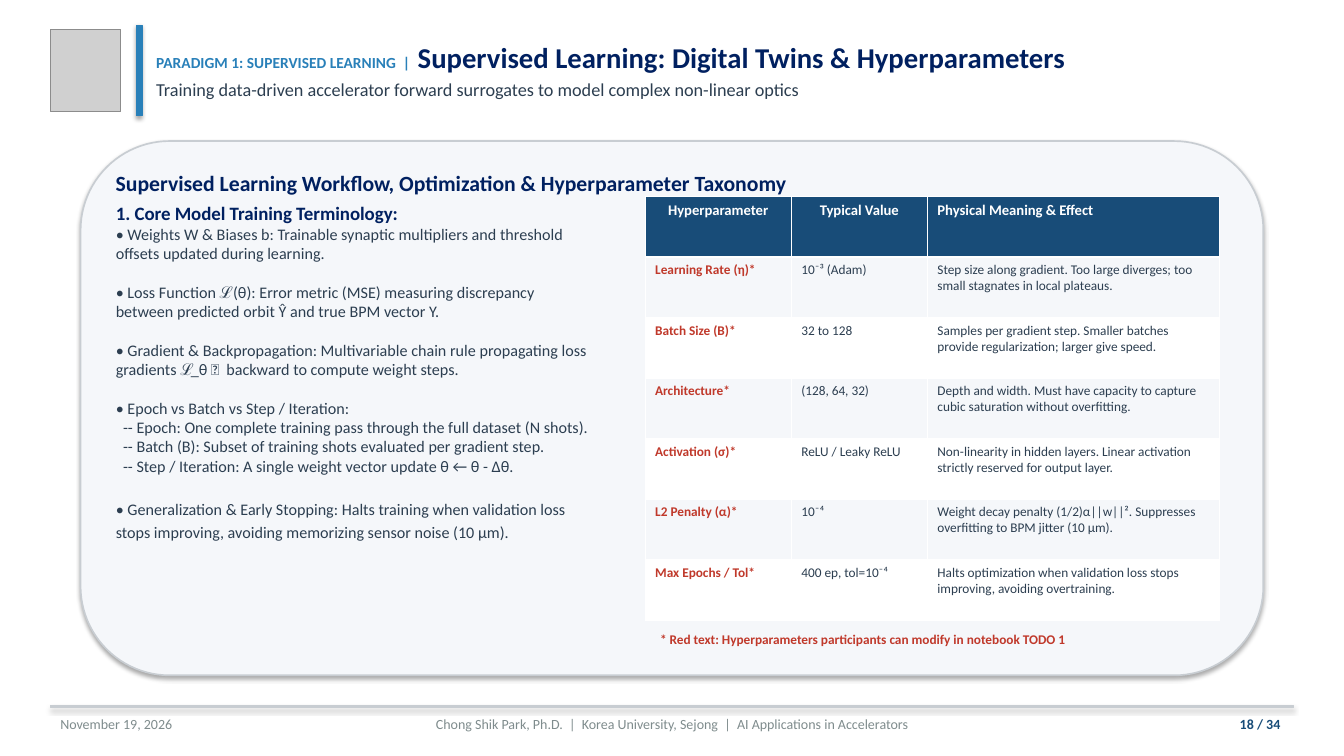
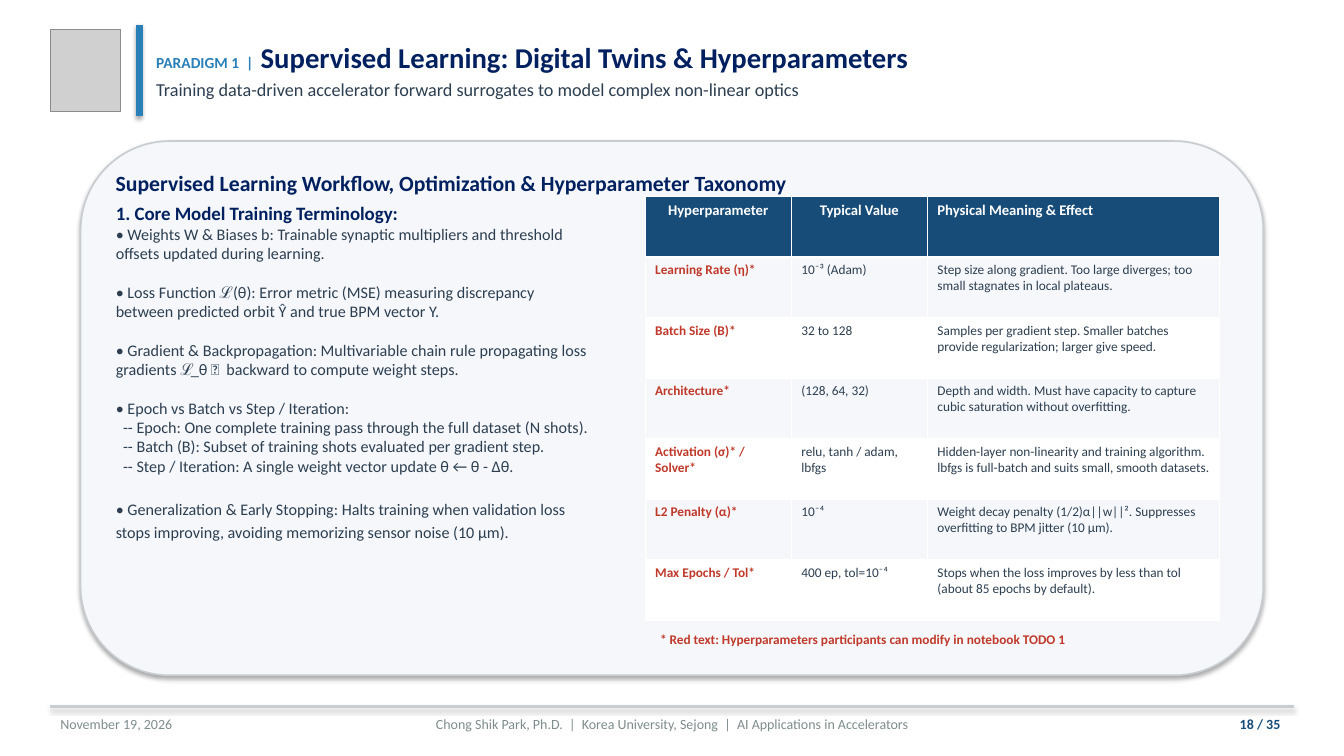
Before and after one commit to cspark7701/ai4acc-mini-hackathon, a slide deck: slide 18 of presentations/Lecture_1_AI_ML_Foundations_and_Control_Slides.pptx. Drawn at 1344x756 pixels with LibreOffice and Linux fonts; fonts in the diff are those of the drawing; grey boxes stand for pictures. Boxes give left, top, right and bottom in pixels: in the first picture for what was removed or moved away, otherwise in the second. Text is boxed around its words. In the diff, an @@ line names an element or a change of style, - is before the commit and + after.

```diff
--- a/presentations/Lecture_1_AI_ML_Foundations_and_Control_Slides.pptx
+++ b/presentations/Lecture_1_AI_ML_Foundations_and_Control_Slides.pptx
@@ text at (156,48,908,73): text changed @@
-PARADIGM 1: SUPERVISED LEARNING | Supervised Learning: Digital Twins & Hyperparameters
+PARADIGM 1 | Supervised Learning: Digital Twins & Hyperparameters
@@ table at (645,197,1220,620) @@
-row 5: Activation (σ)* | ReLU / Leaky ReLU | Non-linearity in hidden layers. Linear activation strictly reserved for output layer.
+row 5: Activation (σ)* / Solver* | relu, tanh / adam, lbfgs | Hidden-layer non-linearity and training algorithm. lbfgs is full-batch and suits small, smooth datasets.
-row 7, column 3: Halts optimization when validation loss stops improving, avoiding overtraining.
+row 7, column 3: Stops when the loss improves by less than tol (about 85 epochs by default).
@@ text at (1240,719,1280,729): text changed @@
-18 / 34
+18 / 35
```
Also in this commit, not shown: 34 other slides changed, 6 other files.
